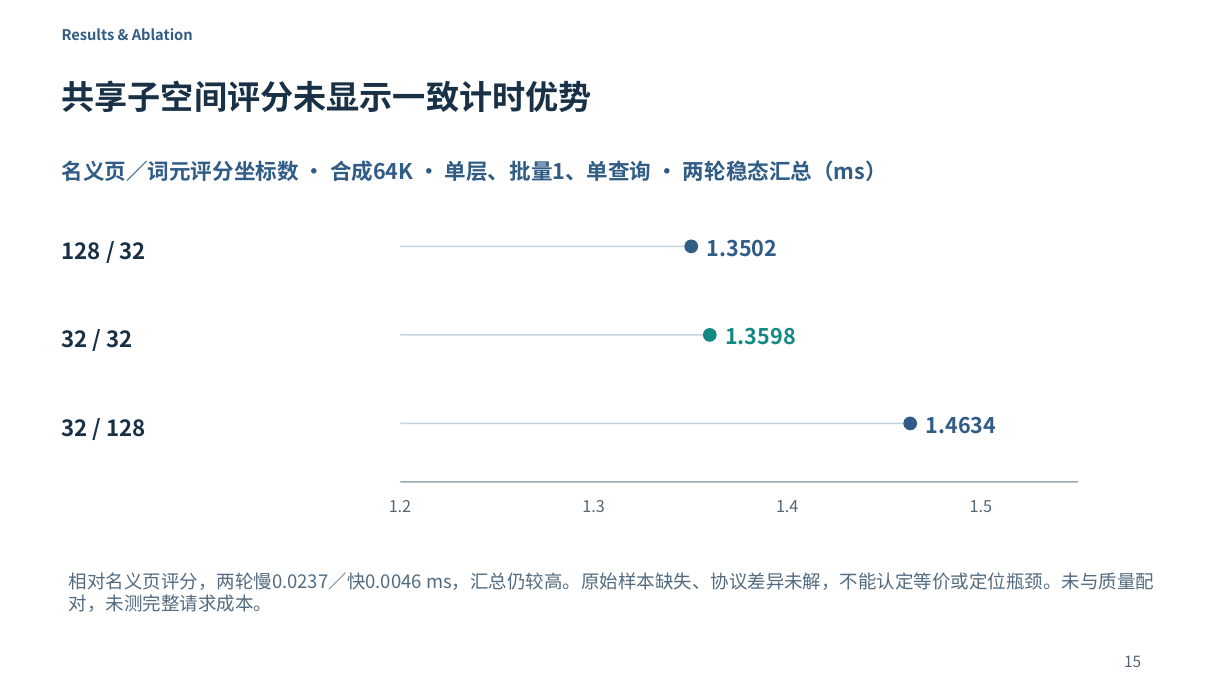
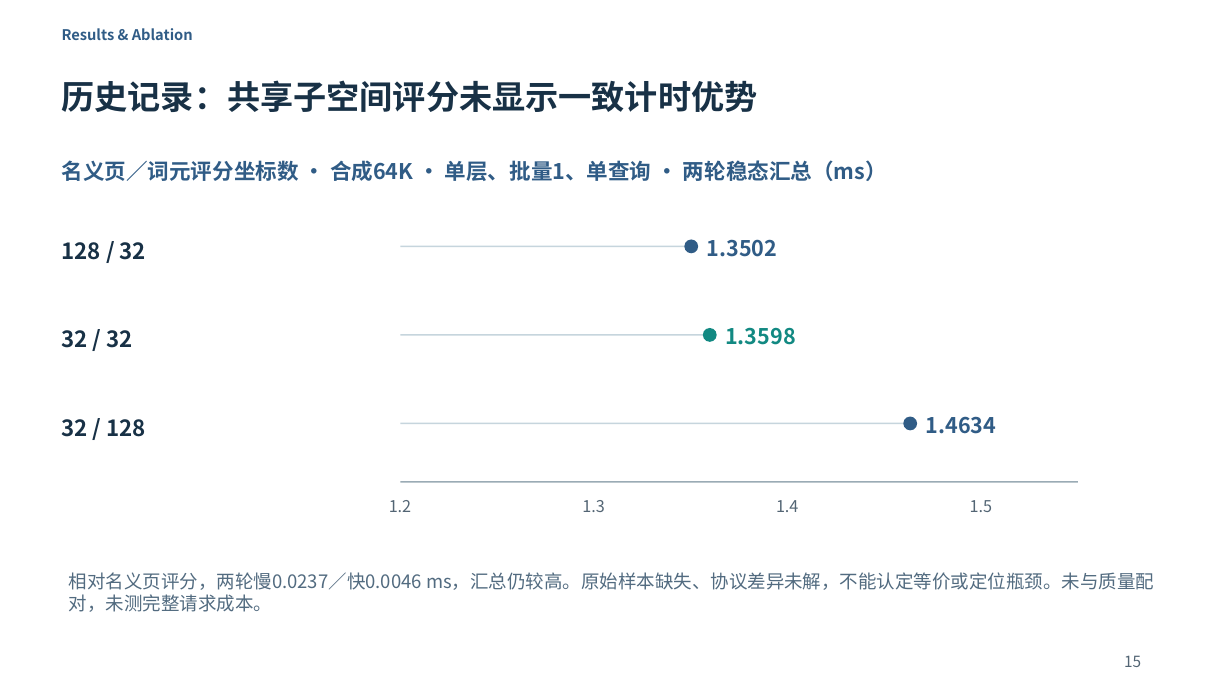
Before and after one commit to Chosen-David/two-level-attention, a slide deck: slide 15 of agent_doc/advice/dac_manuscript/presentation/TwoLevel_UserEdited_20261014.pptx. Drawn at 1232x693 pixels with LibreOffice and Linux fonts; fonts in the diff are those of the drawing. Boxes give left, top, right and bottom in pixels: in the first picture for what was removed or moved away, otherwise in the second. Text is boxed around its words. In the diff, an @@ line names an element or a change of style, - is before the commit and + after.

```diff
--- a/agent_doc/advice/dac_manuscript/presentation/TwoLevel_UserEdited_20261014.pptx
+++ b/agent_doc/advice/dac_manuscript/presentation/TwoLevel_UserEdited_20261014.pptx
@@ text at box(62, 80, 758, 112): text changed @@
-共享子空间评分未显示一致计时优势
+历史记录：共享子空间评分未显示一致计时优势
```
Also in this commit, not shown: 12 other slides changed, 59 other files.
